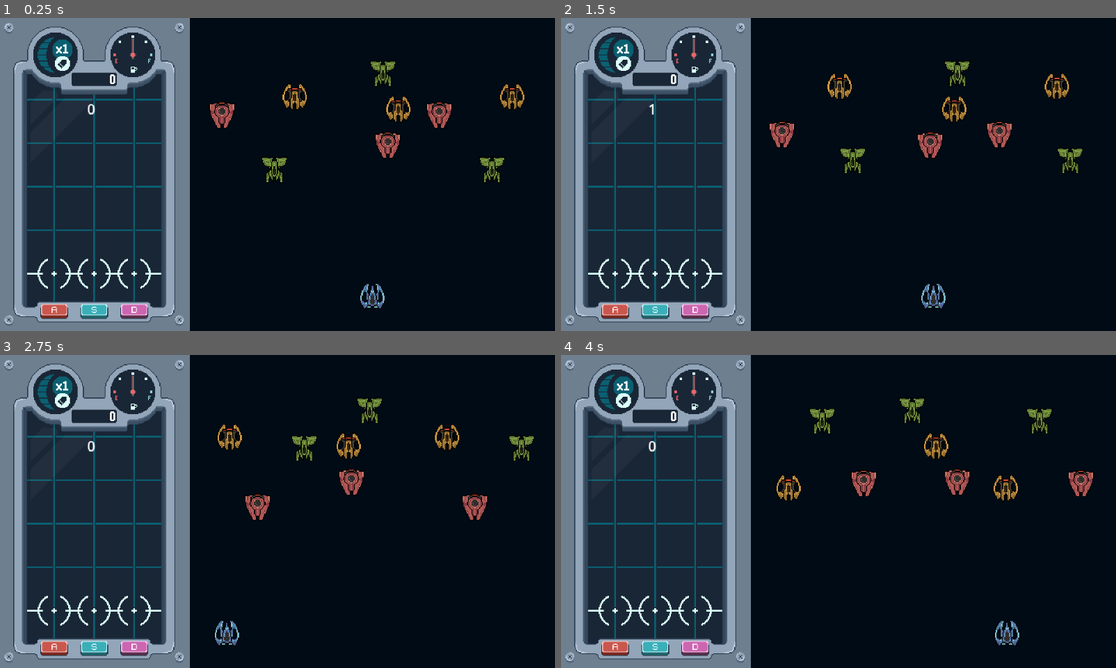
Above: before the commit, frames 1-4 (two rows, left to right).
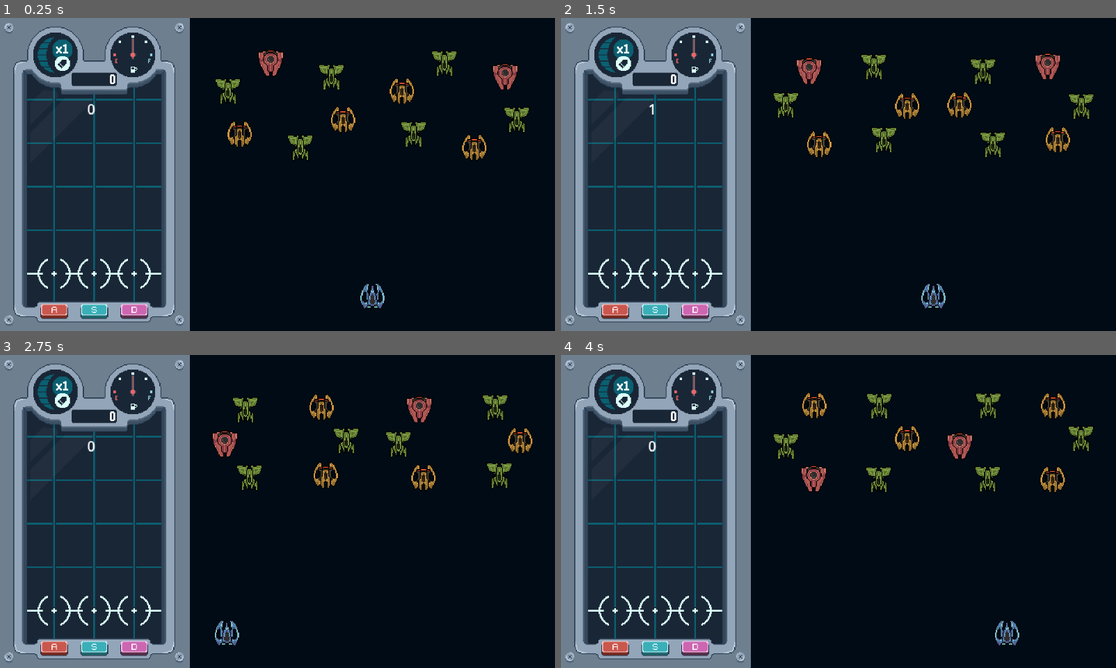
Above: after the commit, the same moments.

Repository: diego-acevedo/grabeaty
Game: Godot game, scene res://scenes/main.tscn
Same seed, same stepped clock (60 frames per second), same inputs: the game is played once before the commit and once after it. Sound files missing from this copy of the repository are replaced by a short silence.
Inputs:
- Up to frame 1 (0.25 s): no input
- Up to frame 2 (1.5 s): tap Enter (Pause) at 0.5 s; hold Right (move_right) 0.53-1.25 s; click "RESUME" at 1.25 s
- Up to frame 3 (2.75 s): hold Left (move_left) from 2.03 s (still down)
- Up to frame 4 (4 s): release Left (move_left) at 2.78 s; hold Right (move_right) from 2.78 s (still down)

The runs differ from the first frame. In frame 1, 4.0% of the frame differs, in the area x 37-96%, y 10-53%; in frame 2, 3.8%; in frame 3, 3.8%; in frame 4, 3.9%.

Commit message:
feat: add random generator of enemies

Diff:
--- a/scenes/shooter/characters/enemies/enemy_1.tscn
+++ b/scenes/shooter/characters/enemies/enemy_1.tscn
@@ -2,17 +2,17 @@
 
 [ext_resource type="Script" path="res://scripts/shooter/characters/enemy.gd" id="1_rhcte"]
 [ext_resource type="Texture2D" uid="uid://cti2yrxs2vrvl" path="res://assets/sprites/spaceships.png" id="2_bb4up"]
-[ext_resource type="Texture2D" uid="uid://ca4gew2mlv38a" path="res://scenes/shooter/characters/enemies/spritesheet.png" id="3_lpvre"]
+[ext_resource type="Texture2D" uid="uid://1fy311e6b4qj" path="res://assets/sprites/spritesheet.png" id="3_hake4"]
 
 [sub_resource type="RectangleShape2D" id="RectangleShape2D_iq6yg"]
-size = Vector2(26, 28)
+size = Vector2(30, 30)
 
 [sub_resource type="Animation" id="Animation_tmjq1"]
 length = 0.001
 tracks/0/type = "value"
 tracks/0/imported = false
 tracks/0/enabled = true
-tracks/0/path = NodePath("Spritesheet:frame")
+tracks/0/path = NodePath("Explosion:frame")
 tracks/0/interp = 1
 tracks/0/loop_wrap = true
 tracks/0/keys = {
@@ -24,7 +24,7 @@
 tracks/1/type = "value"
 tracks/1/imported = false
 tracks/1/enabled = true
-tracks/1/path = NodePath("Spritesheet:visible")
+tracks/1/path = NodePath("Explosion:visible")
 tracks/1/interp = 1
 tracks/1/loop_wrap = true
 tracks/1/keys = {
@@ -40,7 +40,7 @@
 tracks/0/type = "value"
 tracks/0/imported = false
 tracks/0/enabled = true
-tracks/0/path = NodePath("Spritesheet:frame")
+tracks/0/path = NodePath("Explosion:frame")
 tracks/0/interp = 1
 tracks/0/loop_wrap = true
 tracks/0/keys = {
@@ -52,7 +52,7 @@
 tracks/1/type = "value"
 tracks/1/imported = false
 tracks/1/enabled = true
-tracks/1/path = NodePath("Spritesheet:visible")
+tracks/1/path = NodePath("Explosion:visible")
 tracks/1/interp = 1
 tracks/1/loop_wrap = true
 tracks/1/keys = {
@@ -102,12 +102,12 @@
 vframes = 10
 frame = 12
 
-[node name="Spritesheet" type="Sprite2D" parent="."]
+[node name="Explosion" type="Sprite2D" parent="."]
 visible = false
-texture = ExtResource("3_lpvre")
+texture = ExtResource("3_hake4")
 hframes = 7
 
-[node name="AnimationPlayer" type="AnimationPlayer" parent="Spritesheet"]
+[node name="AnimationPlayer" type="AnimationPlayer" parent="Explosion"]
 root_node = NodePath("../..")
 libraries = {
 "": SubResource("AnimationLibrary_rjpps")
--- a/scenes/shooter/characters/enemies/enemy_2.tscn
+++ b/scenes/shooter/characters/enemies/enemy_2.tscn
@@ -2,17 +2,17 @@
 
 [ext_resource type="Script" path="res://scripts/shooter/characters/enemy.gd" id="1_1uakw"]
 [ext_resource type="Texture2D" uid="uid://cti2yrxs2vrvl" path="res://assets/sprites/spaceships.png" id="2_ws6q1"]
-[ext_resource type="Texture2D" uid="uid://ca4gew2mlv38a" path="res://scenes/shooter/characters/enemies/spritesheet.png" id="3_tnc38"]
+[ext_resource type="Texture2D" uid="uid://1fy311e6b4qj" path="res://assets/sprites/spritesheet.png" id="3_8rmx2"]
 
 [sub_resource type="CircleShape2D" id="CircleShape2D_dyohv"]
-radius = 16.0312
+radius = 17.0
 
 [sub_resource type="Animation" id="Animation_tmjq1"]
 length = 0.001
 tracks/0/type = "value"
 tracks/0/imported = false
 tracks/0/enabled = true
-tracks/0/path = NodePath("Spritesheet:frame")
+tracks/0/path = NodePath("Explosion:frame")
 tracks/0/interp = 1
 tracks/0/loop_wrap = true
 tracks/0/keys = {
@@ -24,7 +24,7 @@
 tracks/1/type = "value"
 tracks/1/imported = false
 tracks/1/enabled = true
-tracks/1/path = NodePath("Spritesheet:visible")
+tracks/1/path = NodePath("Explosion:visible")
 tracks/1/interp = 1
 tracks/1/loop_wrap = true
 tracks/1/keys = {
@@ -40,7 +40,7 @@
 tracks/0/type = "value"
 tracks/0/imported = false
 tracks/0/enabled = true
-tracks/0/path = NodePath("Spritesheet:frame")
+tracks/0/path = NodePath("Explosion:frame")
 tracks/0/interp = 1
 tracks/0/loop_wrap = true
 tracks/0/keys = {
@@ -52,7 +52,7 @@
 tracks/1/type = "value"
 tracks/1/imported = false
 tracks/1/enabled = true
-tracks/1/path = NodePath("Spritesheet:visible")
+tracks/1/path = NodePath("Explosion:visible")
 tracks/1/interp = 1
 tracks/1/loop_wrap = true
 tracks/1/keys = {
@@ -101,12 +101,12 @@
 vframes = 10
 frame = 31
 
-[node name="Spritesheet" type="Sprite2D" parent="."]
+[node name="Explosion" type="Sprite2D" parent="."]
 visible = false
-texture = ExtResource("3_tnc38")
+texture = ExtResource("3_8rmx2")
 hframes = 7
 
-[node name="AnimationPlayer" type="AnimationPlayer" parent="Spritesheet"]
+[node name="AnimationPlayer" type="AnimationPlayer" parent="Explosion"]
 root_node = NodePath("../..")
 libraries = {
 "": SubResource("AnimationLibrary_rjpps")
--- a/scenes/shooter/characters/enemies/enemy_3.tscn
+++ b/scenes/shooter/characters/enemies/enemy_3.tscn
@@ -2,14 +2,14 @@
 
 [ext_resource type="Script" path="res://scripts/shooter/characters/enemy.gd" id="1_jemk4"]
 [ext_resource type="Texture2D" uid="uid://cti2yrxs2vrvl" path="res://assets/sprites/spaceships.png" id="2_go5j0"]
-[ext_resource type="Texture2D" uid="uid://ca4gew2mlv38a" path="res://scenes/shooter/characters/enemies/spritesheet.png" id="3_vkhm6"]
+[ext_resource type="Texture2D" uid="uid://1fy311e6b4qj" path="res://assets/sprites/spritesheet.png" id="3_an3yc"]
 
 [sub_resource type="Animation" id="Animation_tmjq1"]
 length = 0.001
 tracks/0/type = "value"
 tracks/0/imported = false
 tracks/0/enabled = true
-tracks/0/path = NodePath("Spritesheet:frame")
+tracks/0/path = NodePath("Explosion:frame")
 tracks/0/interp = 1
 tracks/0/loop_wrap = true
 tracks/0/keys = {
@@ -21,7 +21,7 @@
 tracks/1/type = "value"
 tracks/1/imported = false
 tracks/1/enabled = true
-tracks/1/path = NodePath("Spritesheet:visible")
+tracks/1/path = NodePath("Explosion:visible")
 tracks/1/interp = 1
 tracks/1/loop_wrap = true
 tracks/1/keys = {
@@ -37,7 +37,7 @@
 tracks/0/type = "value"
 tracks/0/imported = false
 tracks/0/enabled = true
-tracks/0/path = NodePath("Spritesheet:frame")
+tracks/0/path = NodePath("Explosion:frame")
 tracks/0/interp = 1
 tracks/0/loop_wrap = true
 tracks/0/keys = {
@@ -49,7 +49,7 @@
 tracks/1/type = "value"
 tracks/1/imported = false
 tracks/1/enabled = true
-tracks/1/path = NodePath("Spritesheet:visible")
+tracks/1/path = NodePath("Explosion:visible")
 tracks/1/interp = 1
 tracks/1/loop_wrap = true
 tracks/1/keys = {
@@ -98,12 +98,12 @@
 vframes = 10
 frame = 26
 
-[node name="Spritesheet" type="Sprite2D" parent="."]
+[node name="Explosion" type="Sprite2D" parent="."]
 visible = false
-texture = ExtResource("3_vkhm6")
+texture = ExtResource("3_an3yc")
 hframes = 7
 
-[node name="AnimationPlayer" type="AnimationPlayer" parent="Spritesheet"]
+[node name="AnimationPlayer" type="AnimationPlayer" parent="Explosion"]
 root_node = NodePath("../..")
 libraries = {
 "": SubResource("AnimationLibrary_rjpps")
--- a/scenes/shooter/characters/enemies/patterns/circle.tscn
+++ /dev/null
@@ -1,6 +0,0 @@
-[gd_scene load_steps=2 format=3 uid="uid://rf5js4ermp4"]
-
-[ext_resource type="Script" path="res://scripts/shooter/characters/patterns/circle.gd" id="1_crp45"]
-
-[node name="Circle" type="Node2D"]
-script = ExtResource("1_crp45")
--- /dev/null
+++ b/scenes/shooter/characters/enemies/patterns/containers/three_waves.tscn
@@ -0,0 +1,27 @@
+[gd_scene load_steps=6 format=3 uid="uid://cocykcs8lfg3y"]
+
+[ext_resource type="Script" path="res://scripts/shooter/characters/patterns/containers/container.gd" id="1_jhq56"]
+[ext_resource type="PackedScene" uid="uid://1fsawt2a4g77" path="res://scenes/shooter/characters/enemies/patterns/shapes/wave.tscn" id="2_mseoi"]
+[ext_resource type="PackedScene" uid="uid://ce0q61f8uhu4d" path="res://scenes/shooter/characters/enemies/enemy_2.tscn" id="3_7su80"]
+[ext_resource type="PackedScene" uid="uid://dq6pu4hm4bqav" path="res://scenes/shooter/characters/enemies/enemy_1.tscn" id="4_e1slh"]
+[ext_resource type="PackedScene" uid="uid://c75gnfrt2jnmh" path="res://scenes/shooter/characters/enemies/enemy_3.tscn" id="5_ec3tj"]
+
+[node name="ThreeWaves" type="Node2D"]
+script = ExtResource("1_jhq56")
+
+[node name="WaveLeft" parent="." instance=ExtResource("2_mseoi")]
+position = Vector2(-120, 0)
+width = 50.0
+height = 100.0
+enemiesScenes = Array[PackedScene]([ExtResource("3_7su80"), ExtResource("4_e1slh"), ExtResource("4_e1slh")])
+
+[node name="WaveMiddle" parent="." instance=ExtResource("2_mseoi")]
+width = 50.0
+height = 100.0
+enemiesScenes = Array[PackedScene]([ExtResource("5_ec3tj"), ExtResource("3_7su80"), ExtResource("4_e1slh")])
+
+[node name="WaveRight" parent="." instance=ExtResource("2_mseoi")]
+position = Vector2(120, 0)
+width = 50.0
+height = 100.0
+enemiesScenes = Array[PackedScene]([ExtResource("3_7su80"), ExtResource("4_e1slh"), ExtResource("4_e1slh")])
--- /dev/null
+++ b/scenes/shooter/characters/enemies/patterns/containers/two_circle_one_wave.tscn
@@ -0,0 +1,24 @@
+[gd_scene load_steps=7 format=3 uid="uid://dk06ron63gf2"]
+
+[ext_resource type="Script" path="res://scripts/shooter/characters/patterns/containers/container.gd" id="1_8cy3p"]
+[ext_resource type="PackedScene" uid="uid://rf5js4ermp4" path="res://scenes/shooter/characters/enemies/patterns/shapes/circle.tscn" id="2_3v6pf"]
+[ext_resource type="PackedScene" uid="uid://dq6pu4hm4bqav" path="res://scenes/shooter/characters/enemies/enemy_1.tscn" id="3_286d2"]
+[ext_resource type="PackedScene" uid="uid://1fsawt2a4g77" path="res://scenes/shooter/characters/enemies/patterns/shapes/wave.tscn" id="3_wew35"]
+[ext_resource type="PackedScene" uid="uid://ce0q61f8uhu4d" path="res://scenes/shooter/characters/enemies/enemy_2.tscn" id="4_3cwdk"]
+[ext_resource type="PackedScene" uid="uid://c75gnfrt2jnmh" path="res://scenes/shooter/characters/enemies/enemy_3.tscn" id="6_ggsxs"]
+
+[node name="TwoCircleOneWave" type="Node2D"]
+script = ExtResource("1_8cy3p")
+
+[node name="CircleLeft" parent="." instance=ExtResource("2_3v6pf")]
+position = Vector2(-120, 0)
+enemiesScenes = Array[PackedScene]([ExtResource("3_286d2"), ExtResource("4_3cwdk"), ExtResource("3_286d2"), ExtResource("4_3cwdk"), ExtResource("3_286d2")])
+
+[node name="Wave" parent="." instance=ExtResource("3_wew35")]
+width = 30.0
+height = 100.0
+enemiesScenes = Array[PackedScene]([ExtResource("6_ggsxs"), ExtResource("6_ggsxs")])
+
+[node name="CircleRight" parent="." instance=ExtResource("2_3v6pf")]
+position = Vector2(120, 0)
+enemiesScenes = Array[PackedScene]([ExtResource("3_286d2"), ExtResource("4_3cwdk"), ExtResource("3_286d2"), ExtResource("3_286d2"), ExtResource("4_3cwdk")])
--- /dev/null
+++ b/scenes/shooter/characters/enemies/patterns/containers/two_circles.tscn
@@ -0,0 +1,20 @@
+[gd_scene load_steps=6 format=3 uid="uid://dujmfnwg7x626"]
+
+[ext_resource type="Script" path="res://scripts/shooter/characters/patterns/containers/container.gd" id="1_lp876"]
+[ext_resource type="PackedScene" uid="uid://rf5js4ermp4" path="res://scenes/shooter/characters/enemies/patterns/shapes/circle.tscn" id="2_x02uq"]
+[ext_resource type="PackedScene" uid="uid://dq6pu4hm4bqav" path="res://scenes/shooter/characters/enemies/enemy_1.tscn" id="3_7n1j5"]
+[ext_resource type="PackedScene" uid="uid://ce0q61f8uhu4d" path="res://scenes/shooter/characters/enemies/enemy_2.tscn" id="4_uc8b7"]
+[ext_resource type="PackedScene" uid="uid://c75gnfrt2jnmh" path="res://scenes/shooter/characters/enemies/enemy_3.tscn" id="5_ett1n"]
+
+[node name="TwoCircles" type="Node2D"]
+script = ExtResource("1_lp876")
+
+[node name="CircleLeft" parent="." instance=ExtResource("2_x02uq")]
+position = Vector2(-100, 0)
+width = 70
+enemiesScenes = Array[PackedScene]([ExtResource("3_7n1j5"), ExtResource("4_uc8b7"), ExtResource("3_7n1j5"), ExtResource("5_ett1n"), ExtResource("3_7n1j5"), ExtResource("4_uc8b7")])
+
+[node name="CircleRight" parent="." instance=ExtResource("2_x02uq")]
+position = Vector2(100, 0)
+width = 70
+enemiesScenes = Array[PackedScene]([ExtResource("4_uc8b7"), ExtResource("3_7n1j5"), ExtResource("5_ett1n"), ExtResource("3_7n1j5"), ExtResource("4_uc8b7"), ExtResource("3_7n1j5")])
--- /dev/null
+++ b/scenes/shooter/characters/enemies/patterns/containers/two_waves_one_circle.tscn
@@ -0,0 +1,26 @@
+[gd_scene load_steps=7 format=3 uid="uid://s11fs1p3vxih"]
+
+[ext_resource type="Script" path="res://scripts/shooter/characters/patterns/containers/container.gd" id="1_5furo"]
+[ext_resource type="PackedScene" uid="uid://1fsawt2a4g77" path="res://scenes/shooter/characters/enemies/patterns/shapes/wave.tscn" id="2_7e0lr"]
+[ext_resource type="PackedScene" uid="uid://ce0q61f8uhu4d" path="res://scenes/shooter/characters/enemies/enemy_2.tscn" id="3_nmbgh"]
+[ext_resource type="PackedScene" uid="uid://c75gnfrt2jnmh" path="res://scenes/shooter/characters/enemies/enemy_3.tscn" id="4_8ab45"]
+[ext_resource type="PackedScene" uid="uid://rf5js4ermp4" path="res://scenes/shooter/characters/enemies/patterns/shapes/circle.tscn" id="5_kpyra"]
+[ext_resource type="PackedScene" uid="uid://dq6pu4hm4bqav" path="res://scenes/shooter/characters/enemies/enemy_1.tscn" id="6_d3w7x"]
+
+[node name="TwoWavesOneCircle" type="Node2D"]
+script = ExtResource("1_5furo")
+
+[node name="WaveLeft" parent="." instance=ExtResource("2_7e0lr")]
+position = Vector2(-140, 0)
+width = 30.0
+height = 60.0
+enemiesScenes = Array[PackedScene]([ExtResource("3_nmbgh"), ExtResource("4_8ab45")])
+
+[node name="Circle" parent="." instance=ExtResource("5_kpyra")]
+enemiesScenes = Array[PackedScene]([ExtResource("6_d3w7x"), ExtResource("3_nmbgh"), ExtResource("4_8ab45"), ExtResource("3_nmbgh"), ExtResource("6_d3w7x")])
+
+[node name="WaveRight" parent="." instance=ExtResource("2_7e0lr")]
+position = Vector2(140, 0)
+width = 30.0
+height = 60.0
+enemiesScenes = Array[PackedScene]([ExtResource("3_nmbgh"), ExtResource("4_8ab45")])
--- a/scenes/shooter/characters/enemies/patterns/enemies_container.tscn
+++ /dev/null
@@ -1,3 +0,0 @@
-[gd_scene format=3 uid="uid://ce8ccjgquxg00"]
-
-[node name="EnemiesContainer" type="Node2D"]
--- /dev/null
+++ b/scenes/shooter/characters/enemies/patterns/enemies_generator.tscn
@@ -0,0 +1,11 @@
+[gd_scene load_steps=6 format=3 uid="uid://bjaq3qhxir3dy"]
+
+[ext_resource type="Script" path="res://scripts/shooter/characters/patterns/enemies_generator.gd" id="1_4m8uk"]
+[ext_resource type="PackedScene" uid="uid://cocykcs8lfg3y" path="res://scenes/shooter/characters/enemies/patterns/containers/three_waves.tscn" id="2_4oih8"]
+[ext_resource type="PackedScene" uid="uid://dujmfnwg7x626" path="res://scenes/shooter/characters/enemies/patterns/containers/two_circles.tscn" id="3_tej5m"]
+[ext_resource type="PackedScene" uid="uid://dk06ron63gf2" path="res://scenes/shooter/characters/enemies/patterns/containers/two_circle_one_wave.tscn" id="4_bgicf"]
+[ext_resource type="PackedScene" uid="uid://s11fs1p3vxih" path="res://scenes/shooter/characters/enemies/patterns/containers/two_waves_one_circle.tscn" id="5_efy2g"]
+
+[node name="EnemiesGenerator" type="Node2D"]
+script = ExtResource("1_4m8uk")
+containers = Array[PackedScene]([ExtResource("2_4oih8"), ExtResource("3_tej5m"), ExtResource("4_bgicf"), ExtResource("5_efy2g")])
--- a/scenes/shooter/characters/enemies/patterns/linear.tscn
+++ /dev/null
@@ -1,7 +0,0 @@
-[gd_scene load_steps=2 format=3 uid="uid://1fsawt2a4g77"]
-
-[ext_resource type="Script" path="res://scripts/shooter/characters/patterns/linear.gd" id="1_k7yn0"]
-
-[node name="Linear" type="Node2D"]
-script = ExtResource("1_k7yn0")
-width = 50
--- a/scenes/shooter/characters/enemies/patterns/shapes/circle.tscn
+++ b/scenes/shooter/characters/enemies/patterns/shapes/circle.tscn
@@ -1,6 +1,6 @@
 [gd_scene load_steps=2 format=3 uid="uid://rf5js4ermp4"]
 
-[ext_resource type="Script" path="res://scripts/shooter/characters/patterns/circle.gd" id="1_crp45"]
+[ext_resource type="Script" path="res://scripts/shooter/characters/patterns/shapes/circle.gd" id="1_crp45"]
 
 [node name="Circle" type="Node2D"]
 script = ExtResource("1_crp45")
--- a/scenes/shooter/characters/enemies/patterns/shapes/linear.tscn
+++ /dev/null
@@ -1,7 +0,0 @@
-[gd_scene load_steps=2 format=3 uid="uid://1fsawt2a4g77"]
-
-[ext_resource type="Script" path="res://scripts/shooter/characters/patterns/linear.gd" id="1_k7yn0"]
-
-[node name="Linear" type="Node2D"]
-script = ExtResource("1_k7yn0")
-width = 50
--- /dev/null
+++ b/scenes/shooter/characters/enemies/patterns/shapes/wave.tscn
@@ -0,0 +1,6 @@
+[gd_scene load_steps=2 format=3 uid="uid://1fsawt2a4g77"]
+
+[ext_resource type="Script" path="res://scripts/shooter/characters/patterns/shapes/linear.gd" id="1_k7yn0"]
+
+[node name="Wave" type="Node2D"]
+script = ExtResource("1_k7yn0")
--- a/scenes/shooter/shooter.tscn
+++ b/scenes/shooter/shooter.tscn
@@ -1,12 +1,8 @@
-[gd_scene load_steps=9 format=3 uid="uid://bgg8kc0il1xyh"]
+[gd_scene load_steps=5 format=3 uid="uid://bgg8kc0il1xyh"]
 
 [ext_resource type="PackedScene" uid="uid://cbhabtj12l8cd" path="res://scenes/shooter/characters/player/player.tscn" id="1_memmo"]
 [ext_resource type="Script" path="res://scripts/shooter/shooter.gd" id="1_xas88"]
-[ext_resource type="PackedScene" uid="uid://dq6pu4hm4bqav" path="res://scenes/shooter/characters/enemies/enemy_1.tscn" id="2_wqiss"]
-[ext_resource type="PackedScene" uid="uid://ce0q61f8uhu4d" path="res://scenes/shooter/characters/enemies/enemy_2.tscn" id="3_m2700"]
-[ext_resource type="PackedScene" uid="uid://rf5js4ermp4" path="res://scenes/shooter/characters/enemies/patterns/circle.tscn" id="3_ys0ln"]
-[ext_resource type="PackedScene" uid="uid://c75gnfrt2jnmh" path="res://scenes/shooter/characters/enemies/enemy_3.tscn" id="4_ino3g"]
-[ext_resource type="PackedScene" uid="uid://1fsawt2a4g77" path="res://scenes/shooter/characters/enemies/patterns/linear.tscn" id="7_qexoa"]
+[ext_resource type="PackedScene" uid="uid://bjaq3qhxir3dy" path="res://scenes/shooter/characters/enemies/patterns/enemies_generator.tscn" id="3_wuvcr"]
 
 [sub_resource type="WorldBoundaryShape2D" id="WorldBoundaryShape2D_ggyup"]
 
@@ -17,31 +13,18 @@
 position = Vector2(0, 120)
 collision_mask = 2
 
-[node name="Circle" parent="." instance=ExtResource("3_ys0ln")]
-position = Vector2(-125, -75)
-enemiesScenes = Array[PackedScene]([ExtResource("2_wqiss"), ExtResource("3_m2700"), ExtResource("4_ino3g")])
+[node name="EnemiesGenerator" parent="." instance=ExtResource("3_wuvcr")]
+position = Vector2(0, -100)
 
-[node name="Circle2" parent="." instance=ExtResource("3_ys0ln")]
-position = Vector2(125, -75)
-enemiesScenes = Array[PackedScene]([ExtResource("2_wqiss"), ExtResource("3_m2700"), ExtResource("4_ino3g")])
-
-[node name="Linear" parent="." instance=ExtResource("7_qexoa")]
-position = Vector2(0, -75)
-width = 30
-height = 125
-enemiesScenes = Array[PackedScene]([ExtResource("2_wqiss"), ExtResource("3_m2700"), ExtResource("4_ino3g")])
-
-[node name="Limits" type="Node2D" parent="."]
-
-[node name="StaticBody2D" type="StaticBody2D" parent="Limits"]
+[node name="Limits" type="StaticBody2D" parent="."]
 collision_layer = 7
 
-[node name="CollisionShape2D" type="CollisionShape2D" parent="Limits/StaticBody2D"]
+[node name="CollisionShape2D" type="CollisionShape2D" parent="Limits"]
 position = Vector2(-210, 0)
 rotation = 1.5708
 shape = SubResource("WorldBoundaryShape2D_ggyup")
 
-[node name="CollisionShape2D2" type="CollisionShape2D" parent="Limits/StaticBody2D"]
+[node name="CollisionShape2D2" type="CollisionShape2D" parent="Limits"]
 position = Vector2(210, 0)
 rotation = -1.5708
 shape = SubResource("WorldBoundaryShape2D_ggyup")
--- a/scripts/shooter/characters/enemy.gd
+++ b/scripts/shooter/characters/enemy.gd
@@ -1,7 +1,7 @@
 class_name Enemy
 extends CharacterBody2D
 @export var health = 10
-@onready var animation_player: AnimationPlayer = $Spritesheet/AnimationPlayer
+@onready var animation_player: AnimationPlayer = $Explosion/AnimationPlayer
 
 signal dead(unit)
 
@@ -15,11 +15,14 @@
 		die()
 
 func die():
-	dead.emit(self)
 	animation_player.play("explosion")
 	var timer = Timer.new()
 	add_child(timer)
 	timer.wait_time = 0.25  # Tiempo de espera (0.2 segundos)
 	timer.one_shot = true
 	timer.start()
-	timer.timeout.connect(func(): queue_free())
+	timer.timeout.connect(_end_of_explosion)
+
+func _end_of_explosion():
+	dead.emit(self)
+	queue_free()
--- /dev/null
+++ b/scripts/shooter/characters/patterns/containers/container.gd
@@ -0,0 +1,17 @@
+extends Node2D
+class_name EnemyContainer
+
+var patterns = []
+
+signal end_round
+
+func _ready() -> void:
+	for child in get_children():
+		if child is Pattern:
+			child.empty_pattern.connect(_remove_pattern)
+			patterns.append(child)
+
+func _remove_pattern(pattern):
+	patterns.erase(pattern)
+	if patterns.is_empty():
+		end_round.emit()
--- /dev/null
+++ b/scripts/shooter/characters/patterns/enemies_generator.gd
@@ -0,0 +1,14 @@
+extends Node2D
+
+@export var containers: Array[PackedScene]
+
+func _ready() -> void:
+	_new_container()
+
+func _new_container():
+	for c in get_children():
+		c.queue_free()
+	var scene: PackedScene = containers.pick_random()
+	var container: EnemyContainer = scene.instantiate()
+	add_child(container)
+	container.end_round.connect(_new_container)
--- a/scripts/shooter/characters/patterns/pattern.gd
+++ b/scripts/shooter/characters/patterns/pattern.gd
@@ -5,12 +5,17 @@
 @export var speed: float = 50
 var enemies: Array[Enemy] = []
 
+signal empty_pattern(pattern)
+
 func _ready() -> void:
 	for i in range(enemiesScenes.size()):
 		var enemy: Enemy = enemiesScenes[i].instantiate()
 		enemy.dead.connect(_remove_dead_unit)
-		add_child(enemy)
+		call_deferred('add_child', enemy)
 		enemies.append(enemy)
 
 func _remove_dead_unit(unit):
 	enemies.erase(unit)
+	if enemies.is_empty():
+		empty_pattern.emit(self)
+		queue_free()
--- a/scripts/shooter/characters/patterns/linear.gd
+++ b/scripts/shooter/characters/patterns/shapes/linear.gd
@@ -1,7 +1,7 @@
 extends Pattern
 
-@export var width: int = 100
-@export var height: int = 200
+@export var width: float = 100
+@export var height: float = 200
 var angles = {}
 
 func _ready() -> void:
@@ -10,7 +10,7 @@
 		var enemy = enemies[i]
 		angles[enemy] = PI / enemiesScenes.size() * i
 		enemy.position.x = width * sin(angles[enemy])
-		enemy.position.y = height * i / enemies.size() - (height / 2)
+		enemy.position.y = height * i / (enemies.size() - 1) - (height / 2) if enemies.size() != 1 else 0.0
 
 func _physics_process(delta: float) -> void:
 	for enemy in enemies:
Binary file removed: scenes/shooter/characters/enemies/spritesheet.png
Not shown, removed: scenes/shooter/characters/enemies/spritesheet.png.import
Renamed: scripts/shooter/characters/patterns/circle.gd -> scripts/shooter/characters/patterns/shapes/circle.gd
